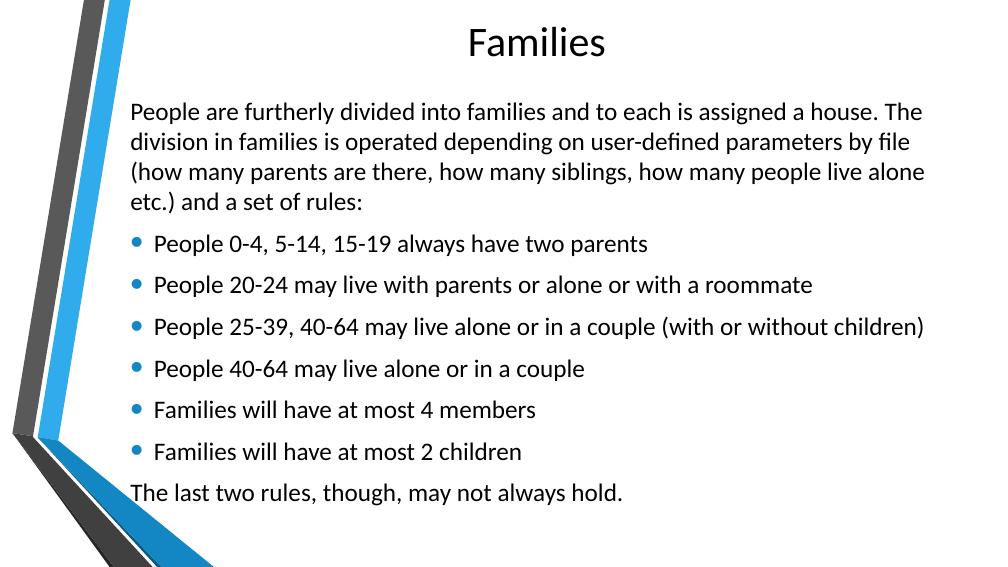
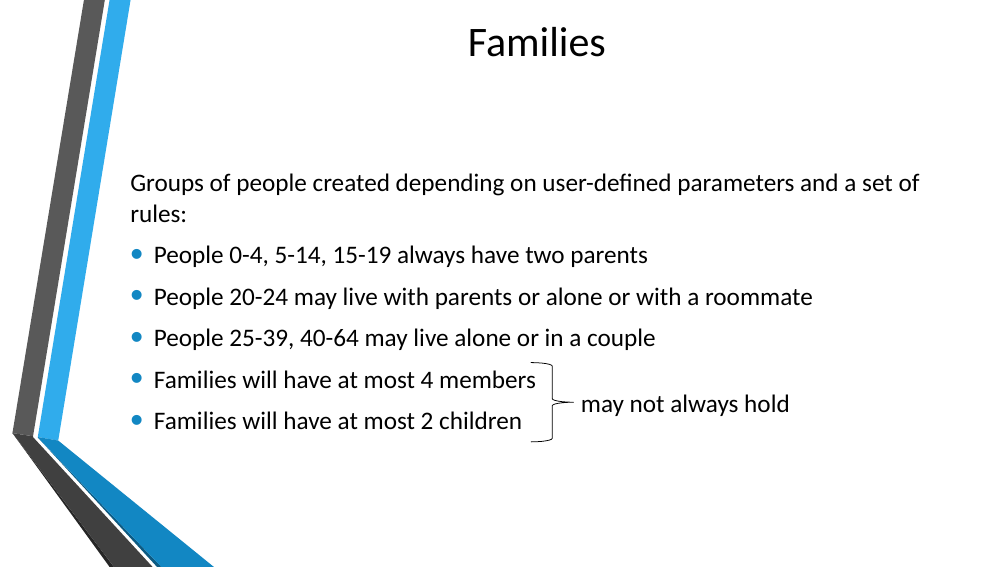
Before and after one commit to gpisanelli/EpiDEMExtended, a slide deck: slide 7 of docs/EpiDEMExtendedPresentation.pptx. Drawn at 1008x567 pixels with LibreOffice and Linux fonts; fonts in the diff are those of the drawing; background and template pictures are left out. Boxes give left, top, right and bottom in pixels: in the first picture for what was removed or moved away, otherwise in the second. Text is boxed around its words. In the diff, an @@ line names an element or a change of style, - is before the commit and + after.

```diff
--- a/docs/EpiDEMExtendedPresentation.pptx
+++ b/docs/EpiDEMExtendedPresentation.pptx
@@ text at <box>130,173,920,223</box>: text changed @@
-People are furtherly divided into families and to each is assigned a house. The division in families is operated depending on user-defined parameters by file (how many parents are there, how many siblings, how many people live alone etc.) and a set of rules:
+Groups of people created depending on user-defined parameters and a set of rules:
@@ text at <box>154,328,656,350</box>: text changed @@
-• People 25-39, 40-64 may live alone or in a couple (with or without children)
-• People 40-64 may live alone or in a couple
+• People 25-39, 40-64 may live alone or in a couple
@@ right brace added at <box>531,363,573,442</box>, outline #000000 0.75 pt @@
@@ text added at <box>581,394,790,416</box>, 24 pt, text #000000 @@
+may not always hold
@@ text at <box>130,483,623,508</box>: paragraph removed @@
-The last two rules, though, may not always hold.
```
Also in this commit, not shown: 14 other slides changed, 1 slide removed.
